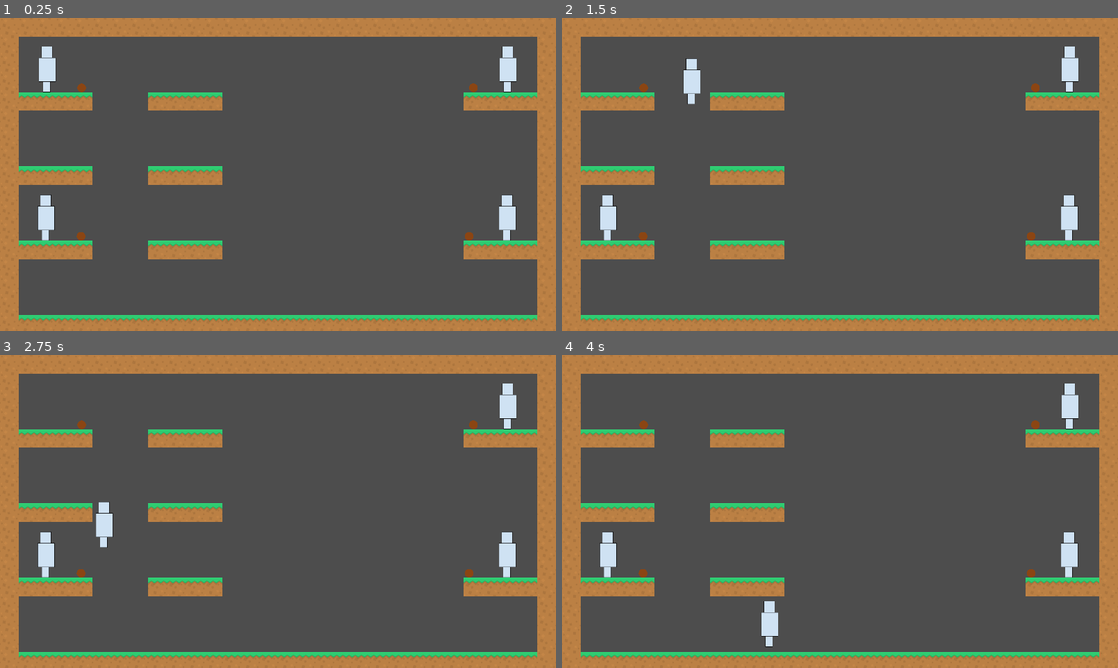
Above: before the commit, frames 1-4 (two rows, left to right).
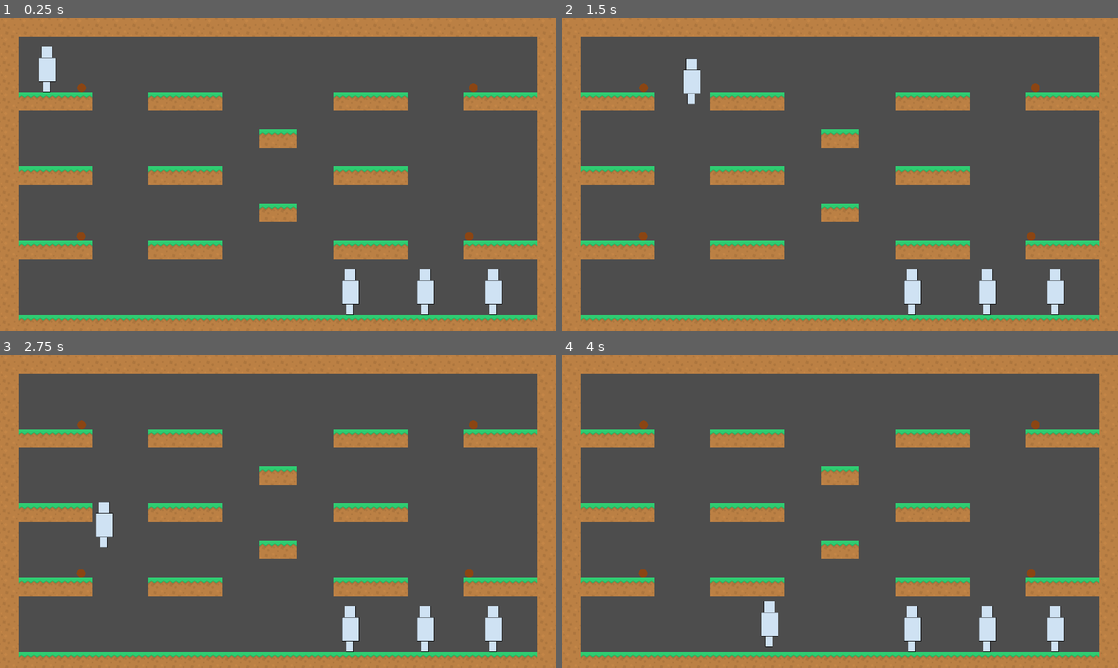
Above: after the commit, the same moments.

Repository: the-g-force/GGJ24
Game: Godot game, scene res://world/world.tscn
Same seed, same stepped clock (60 frames per second), same inputs: the game is played once before the commit and once after it.
Inputs:
- Up to frame 1 (0.25 s): no input
- Up to frame 2 (1.5 s): tap Enter at 0.5 s; hold Z 0.53-1.28 s; hold D from 0.53 s (still down); tap Space at 0.77 s; tap Z at 1.35 s
- Up to frame 3 (2.75 s): tap Space at 1.52 s; release D at 2.03 s; hold A from 2.03 s (still down); hold Z from 2.03 s (still down)
- Up to frame 4 (4 s): release A at 2.78 s; release Z at 2.78 s; hold D from 2.78 s (still down); tap Z at 2.85 s; tap Space at 3.02, 3.77 s; hold Z from 3.53 s (still down)

The runs differ from the first frame. In frame 1, 5.3% of the frame differs, in the area x 6-93%, y 9-95%; in frame 2, 5.3%; in frame 3, 5.3%; in frame 4, 5.3%.

Commit message:
Detect end of round

Diff:
--- a/project/player/player.gd
+++ b/project/player/player.gd
@@ -1,5 +1,7 @@
 class_name Player
 extends CharacterBody2D
+
+signal died
 
 const SPEED = 300.0
 const JUMP_VELOCITY = -800.0
@@ -102,7 +104,8 @@
 	if _stored_nuts > 0:
 		_drop_nuts()
 	else:
-		print("KayOed")
+		died.emit()
+		queue_free()
 
 
 func _drop_nuts()->void:
--- a/project/world/world.gd
+++ b/project/world/world.gd
@@ -1,21 +1,28 @@
 extends Node2D
 
-@export var players := 4
-
-var _players_joined : Array[int] = []
+## The number of players that start in this round of the game
+@export var player_count := 4
 
 @onready var _spawn_point_parent := $SpawnPoints
 
+var _players : Array[Player]
+
 func _ready():
-	for i in players:
+	for i in player_count:
 		_add_player(i)
 
 
 func _add_player(id:int)->void:
-	_players_joined.append(id)
-
 	var player := preload("res://player/player.tscn").instantiate()
 	add_child(player)
 	var spawn_point := _spawn_point_parent.get_children()[id]
 	player.global_position = spawn_point.global_position
 	player.id = id
+	_players.append(player)
+	player.died.connect(_on_player_died.bind(player))
+
+
+func _on_player_died(player:Player) -> void:
+	_players.erase(player)
+	if _players.size() == 1:
+		$GameOverLabel.visible = true
--- a/project/world/world.tscn
+++ b/project/world/world.tscn
@@ -34,7 +34,7 @@
 [node name="TileMap" type="TileMap" parent="."]
 tile_set = SubResource("TileSet_051pk")
 format = 2
-layer_0/tile_data = PackedInt32Array(1048576, 1, 0, 1048577, …(1541 unchanged characters)… , 25, 1, 0, 26, 1, 0, 27, 1, 0, 28, 1, 0)
+layer_0/tile_data = PackedInt32Array(1048576, 1, 0, 1048577, …(1541 unchanged characters)… , 25, 1, 0, 26, 1, 0, 27, 1, 0, 28, 1, 0, 262165, 0, 0, 262164, 0, 0, 262163, 0, 0, 262162, 0, 0, 524306, 0, 0, 524307, 0, 0, 524308, 0, 0, 524309, 0, 0, 786450, 0, 0, 786451, 0, 0, 786452, 0, 0, 786453, 0, 0, 393230, 0, 0, 393231, 0, 0, 655374, 0, 0, 655375, 0, 0)
 
 [node name="SpawnPoints" type="Node" parent="."]
 
@@ -42,13 +42,13 @@
 position = Vector2(163, 246)
 
 [node name="SpawnPoint2" type="Marker2D" parent="SpawnPoints"]
-position = Vector2(1754, 246)
+position = Vector2(1469, 994)
 
 [node name="SpawnPoint3" type="Marker2D" parent="SpawnPoints"]
-position = Vector2(159, 760)
+position = Vector2(1210, 989)
 
 [node name="SpawnPoint4" type="Marker2D" parent="SpawnPoints"]
-position = Vector2(1752, 762)
+position = Vector2(1704, 999)
 
 [node name="Nut" parent="." instance=ExtResource("4_uktu2")]
 position = Vector2(282, 231)
@@ -61,3 +61,11 @@
 
 [node name="Nut4" parent="." instance=ExtResource("4_uktu2")]
 position = Vector2(1620, 738)
+
+[node name="GameOverLabel" type="Label" parent="."]
+visible = false
+offset_left = 915.0
+offset_top = 539.0
+offset_right = 1007.0
+offset_bottom = 562.0
+text = "GAME OVER"
